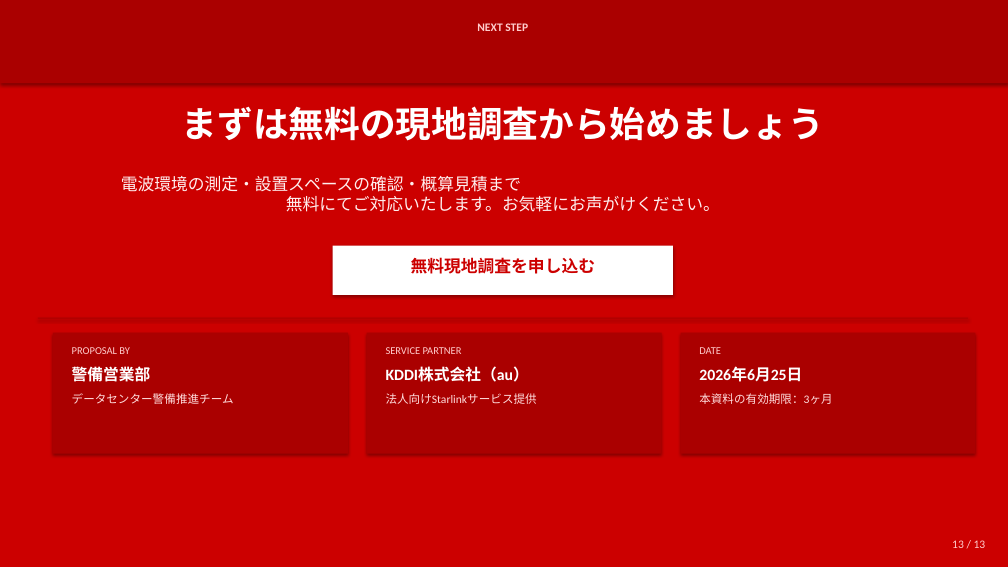
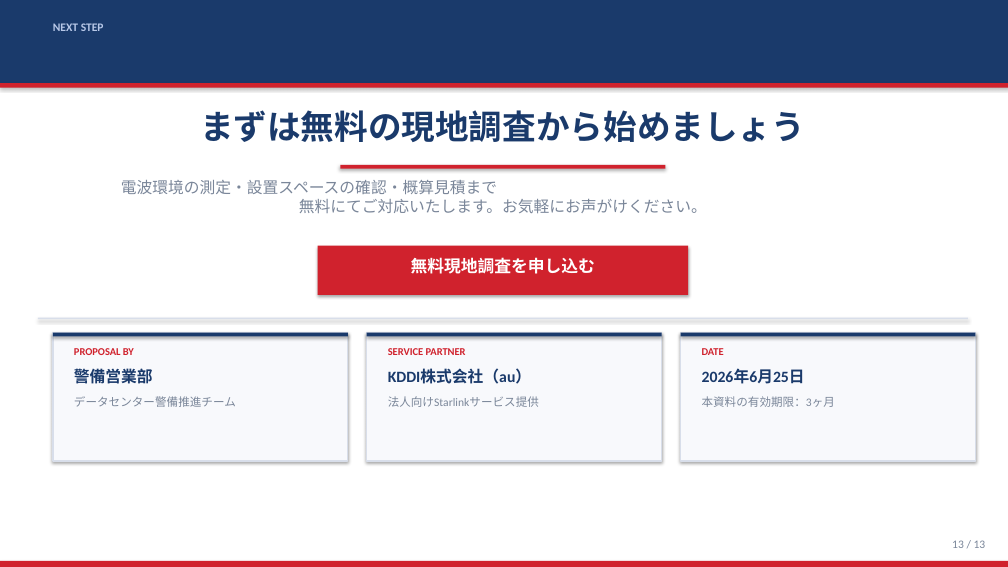
Before and after one commit to iharuhisa-ai/test, a slide deck: slide 13 of datacenter_security_proposal.pptx. Drawn at 1008x567 pixels with LibreOffice and Linux fonts; fonts in the diff are those of the drawing. Boxes give left, top, right and bottom in pixels: in the first picture for what was removed or moved away, otherwise in the second. Text is boxed around its words. In the diff, an @@ line names an element or a change of style, - is before the commit and + after.

```diff
--- a/datacenter_security_proposal.pptx
+++ b/datacenter_security_proposal.pptx
@@ rectangle at <box>0,0,1008,567</box>: fill #CC0000 to #FFFFFF @@
@@ rectangle at <box>0,0,1008,83</box>: fill #AA0000 to #1A3A6B @@
@@ text "NEXT STEP": place and size @@
-text "NEXT STEP" at <box>477,23,528,31</box>
+text "NEXT STEP" at <box>53,23,104,31</box>
@@ text "NEXT STEP" at <box>53,23,104,31</box>: text colour #FFCCCC to #B8C8E8; alignment centre to left @@
@@ rectangle added at <box>0,83,1008,88</box>, fill #D0222D @@
@@ text "まずは無料の現地調査から始めましょう" at <box>200,110,805,142</box>: size 34 to 32 pt, text colour #FFFFFF to #1A3A6B @@
@@ text "電波環境の測定・設置スペースの確認・概算見積まで 無料にてご対応いたします。お気軽にお声がけください。" at <box>121,180,707,213</box>: size 16 to 15 pt, text colour #FFEEEE to #7A8699 @@
@@ rectangle added at <box>340,165,665,169</box>, fill #D0222D @@
@@ text "無料現地調査を申し込む" at <box>411,257,595,274</box>: text colour #CC0000 to #FFFFFF @@
@@ rectangle: place and size @@
-rectangle at <box>333,246,673,295</box>
+rectangle at <box>318,246,688,295</box>
@@ rectangle at <box>318,246,688,295</box>: fill #FFFFFF to #D0222D @@
@@ rectangle at <box>38,318,968,319</box>: fill #AA0000 to #D8DEEA @@
@@ rectangle at <box>53,333,348,337</box>: fill #AA0000 to #1A3A6B @@
@@ rectangle at <box>53,333,348,461</box>: fill #AA0000 to #F8F9FC; outline none to #D8DEEA 1.2 pt @@
@@ rectangle: place and size @@
-rectangle at <box>53,333,348,454</box>
+rectangle at <box>53,333,348,461</box>
@@ rectangle: place and size @@
-rectangle at <box>367,333,662,454</box>
+rectangle at <box>53,333,348,337</box>
@@ rectangle: place and size @@
-rectangle at <box>681,333,975,454</box>
+rectangle at <box>367,333,662,461</box>
@@ rectangle at <box>367,333,662,461</box>: fill #AA0000 to #F8F9FC; outline none to #D8DEEA 1.2 pt @@
@@ rectangle added at <box>367,333,662,337</box>, fill #1A3A6B @@
@@ text colour #FFCCCC to #D0222D, bold on in 3 elements at <box>74,348,134,355</box>, <box>702,348,724,355</box>, <box>388,348,466,355</box> @@
@@ rectangle added at <box>681,333,975,461</box>, fill #F8F9FC, outline #D8DEEA 1.2 pt @@
@@ rectangle added at <box>681,333,975,337</box>, fill #1A3A6B @@
@@ text colour #FFFFFF to #1A3A6B in 3 elements at <box>74,366,153,387</box>, <box>702,368,805,384</box>, <box>388,368,531,384</box> @@
@@ text colour #FFDDDD to #7A8699 in 3 elements at <box>74,396,236,407</box>, <box>702,396,835,407</box>, <box>388,396,539,407</box> @@
@@ text "13 / 13" at <box>952,540,986,548</box>: text colour #FFCCCC to #7A8699 @@
@@ rectangle added at <box>0,561,1008,567</box>, fill #D0222D @@
```
Also in this commit, not shown: 12 other slides changed, 1 other file.
